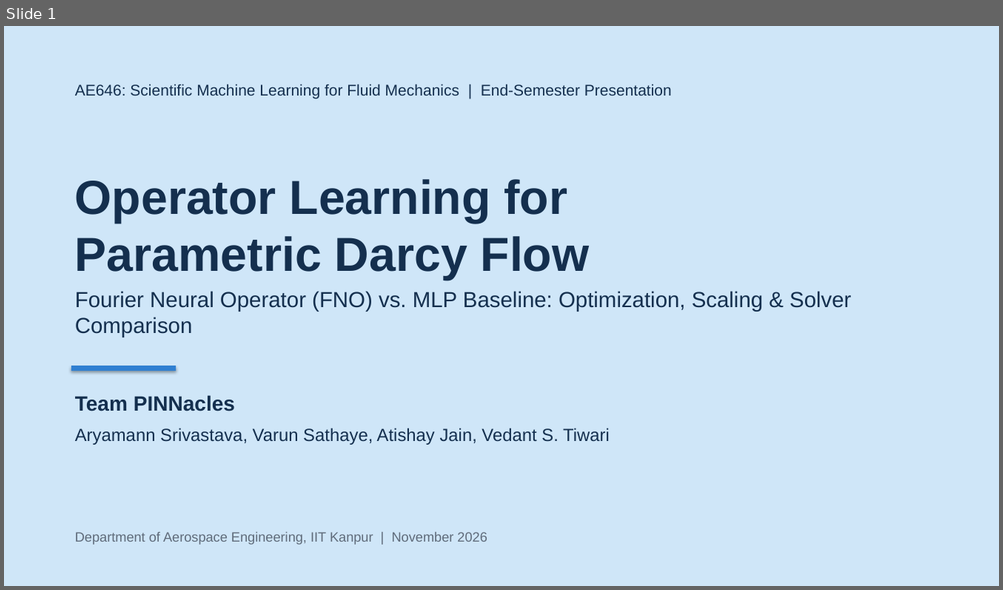
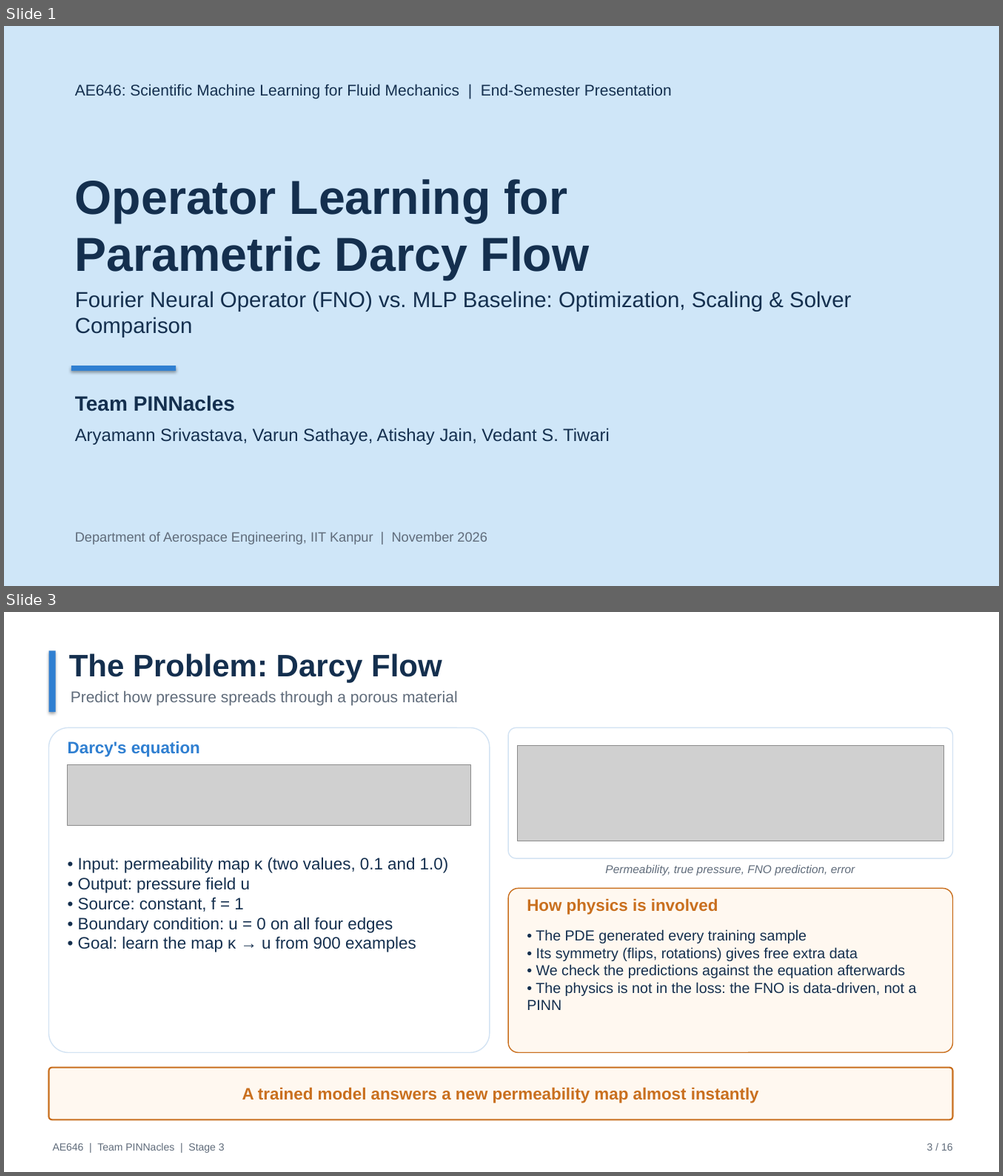
Before and after one commit to ARYAMANN7279/AE646-PINNacles, a slide deck: stage3/PINNacles_Stage3_FinalPresentation.pptx. Shown one above the other, each under a label of ours: slide 1 before the commit, slides 1 and 3 after it; the slides between them are not shown. The pictures are 1003x590 and 1003x1176 pixels, drawn with LibreOffice and Linux fonts; fonts in the diff are those of the drawing; grey boxes stand for pictures. Boxes give left, top, right and bottom in pixels: in the first picture for what was removed or moved away, otherwise in the second. Text is boxed around its words. In the diff, an @@ line names an element or a change of style, - is before the commit and + after.

Commit message:
Stage 3 deck: 16 slides with TA suggestions (Darcy equation, objectives/phases, models, data/training, hyperparameters, MLP limit, limitations)

```diff
--- a/stage3/PINNacles_Stage3_FinalPresentation.pptx
+++ b/stage3/PINNacles_Stage3_FinalPresentation.pptx
@@ slide 3 added at bbox=[4, 612, 999, 1172], background #FFFFFF @@
@@ rectangle added at bbox=[49, 650, 56, 712], fill #2F7FD1 @@
@@ text added at bbox=[69, 653, 442, 682], 30 pt, text #142F4E, bold @@
+The Problem: Darcy Flow
@@ text added at bbox=[71, 691, 458, 706], 15 pt, text #5F6B7A @@
+Predict how pressure spreads through a porous material
@@ rounded rectangle added at bbox=[49, 727, 489, 1052], fill #FFFFFF, outline #D3E3F3 1 pt @@
@@ text added at bbox=[68, 741, 200, 757], 16 pt, text #2F7FD1, bold @@
+Darcy's equation
@@ rounded rectangle added at bbox=[508, 727, 952, 858], fill #FFFFFF, outline #D3E3F3 1 pt @@
@@ picture added at bbox=[68, 765, 471, 826] @@
@@ picture added at bbox=[517, 746, 943, 841] @@
@@ text added at bbox=[78, 857, 449, 952], 16 pt, text #142F4E @@
+• Input: permeability map κ (two values, 0.1 and 1.0)
+• Output: pressure field u
+• Source: constant, f = 1
+• Boundary condition: u = 0 on all four edges
+• Goal: learn the map κ → u from 900 examples
@@ text added at bbox=[605, 865, 855, 875], 11 pt, text #5F6B7A, italic @@
+Permeability, true pressure, FNO prediction, error
@@ rounded rectangle added at bbox=[508, 888, 952, 1052], fill #FFF8F0, outline #C96F1E 1 pt @@
@@ text added at bbox=[526, 898, 718, 915], 16 pt, text #C96F1E, bold @@
+How physics is involved
@@ text added at bbox=[526, 929, 916, 1010], 14 pt, text #142F4E @@
+• The PDE generated every training sample
+• Its symmetry (flips, rotations) gives free extra data
+• We check the predictions against the equation afterwards
+• The physics is not in the loss: the FNO is data-driven, not a PINN
@@ rounded rectangle added at bbox=[49, 1067, 952, 1120], fill #FFF8F0, outline #C96F1E 1.5 pt @@
@@ text added at bbox=[242, 1087, 759, 1103], 16 pt, text #C96F1E, bold @@
+A trained model answers a new permeability map almost instantly
@@ text added at bbox=[53, 1143, 225, 1153], 10 pt, text #5F6B7A @@
+AE646 | Team PINNacles | Stage 3
@@ text added at bbox=[927, 1143, 953, 1151], 10 pt, text #5F6B7A @@
+3 / 16
```
Also in this commit, not shown: 9 slides changed, 5 other slides added, 2 slides removed, 13 other files.
